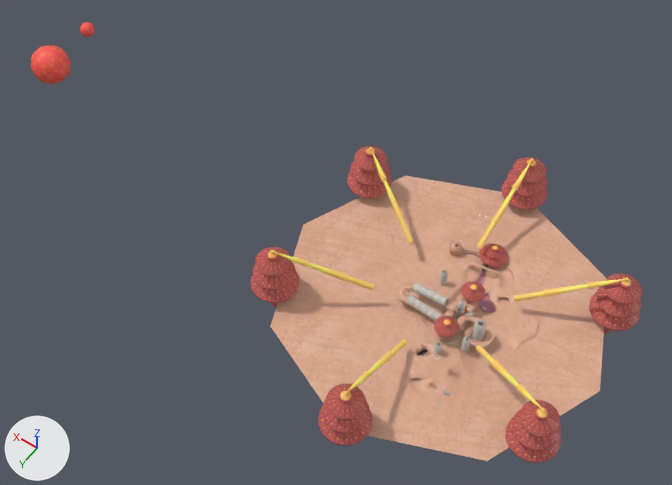
One commit to the Blender file media/trunk/tracks/xr691-new/xr591.blend: the scene before it, then after it.
The view is the same before and after, from a 50 mm lens placed at (-365.0, 813.0, 1277.0), pointed at (217.0, -2.0, -3.0). The axes (+X, +Y, +Z) are drawn at lower left. The lights are the same throughout. The older version comes first.
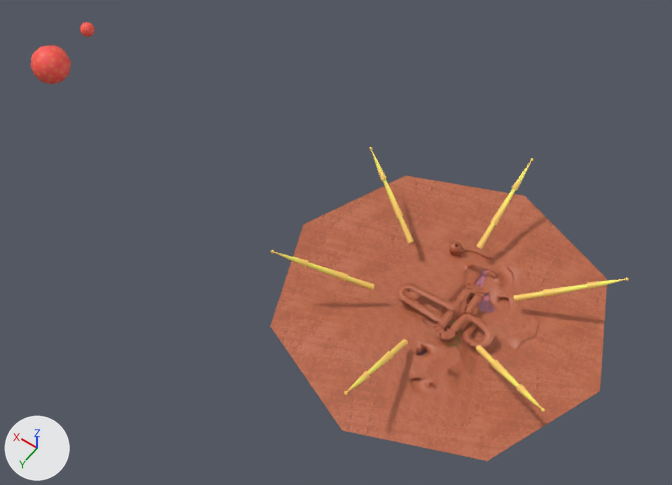
The edits, one by one:
Picture 'columnred.png' (img_columnred_png) is now built by load_image('columnred.png', 'columnred.png', 256, 256, 'sRGB') instead of load_image('columnred.png', 'columnred.png', 256, 256, 'Non-Color').
Picture 'red_dirt.jpg' (img_red_dirt_jpg) is now built by load_image('red_dirt.jpg', 'red_dirt.jpg', 512, 512, 'sRGB') instead of load_image('red_dirt.jpg', 'red_dirt.jpg', 512, 512, 'Non-Color').
Picture 'basic-wall.png' (img_basic_wall_png) is now built by load_image('basic-wall.png', 'basic-wall.png', 256, 256, 'sRGB') instead of load_image('basic-wall.png', 'basic-wall.png', 256, 256, 'Non-Color').
Object 'Circle.007' (ob_circle_007) is now hidden.
Object 'Circle.005' (ob_circle_005) is now hidden.
Object 'Cube.000' (ob_cube_000) is now hidden.
Object 'Cylinder.006' (ob_cylinder_006) is now hidden.
Object 'Cube.029' (ob_cube_029) is now hidden.
Object 'Cone.008' (ob_cone_008) is now hidden.
Object 'BezierCurve.004' (ob_beziercurve_004) is now hidden.
Object 'Circle.054' (ob_circle_054) is now hidden.
Object 'Circle.053' (ob_circle_053) is now hidden.
Object 'Circle.049' (ob_circle_049) is now hidden.
Object 'Circle.048' (ob_circle_048) is now hidden.
Object 'Circle.042' (ob_circle_042) is now hidden.
Object 'Circle.041' (ob_circle_041) is now hidden.
Object 'Cube.018' (ob_cube_018) is now hidden.
Object 'Cube.016' (ob_cube_016) is now hidden.
Object 'Cube.013' (ob_cube_013) is now hidden.
Object 'Cube.012' (ob_cube_012) is now hidden.
Object 'Circle.039' (ob_circle_039) is now hidden.
Object 'Cube.011' (ob_cube_011) is now hidden.
Object 'Circle.038' (ob_circle_038) is now hidden.
Object 'Cube.010' (ob_cube_010) is now hidden.
Object 'Cube.009' (ob_cube_009) is now hidden.
Object 'Cube' (ob_cube) is now hidden.
Object 'Circle.037' (ob_circle_037) is now hidden.
Object 'Plane.004' (ob_plane_004) is now hidden.
Object 'Circle.036' (ob_circle_036) is now hidden.
Object 'Circle.015' (ob_circle_015) is now hidden.
Object 'Circle.008' (ob_circle_008) is now hidden.
Object 'Plane.001' (ob_plane_001) is now hidden.
Object 'Plane' (ob_plane) is now hidden.
Object 'Circle.013' (ob_circle_013) is now hidden.
Object 'Circle.012' (ob_circle_012) is now hidden.

Where the change shows, as pixel boxes [x1, y1, x2, y2] in the pictures (672 x 485 px):
'BezierCurve', surface changed (beige to orange)
    both: [270, 176, 607, 461]
'Circle.042', hidden (brown)
    before: [505, 400, 561, 463]
'Circle.041', hidden (brown)
    before: [318, 383, 372, 446]
'Circle.049', hidden (brown)
    before: [589, 273, 642, 334]
'Circle.054', hidden (brown)
    before: [251, 246, 300, 307]
'Circle.048', hidden (brown)
    before: [501, 157, 547, 210]
'Circle.053', hidden (brown)
    before: [347, 146, 392, 198]
'Circle.018', no longer drawn (brown)
    before: [479, 243, 508, 267]
'Circle.012', hidden (brown)
    before: [434, 316, 459, 337]
'BezierCurve.003', surface changed
    both: [396, 241, 470, 305]
'Circle.013', hidden
    before: [461, 281, 485, 302]
'Circle.005', hidden
    before: [406, 295, 443, 321]
'Circle.007', hidden
    before: [412, 282, 449, 306]
'Circle.008', hidden
    before: [472, 320, 486, 340]
'Circle.038', hidden
    before: [461, 337, 471, 352]
'Circle.015', hidden
    before: [439, 270, 448, 284]
'Circle.039', hidden
    before: [434, 342, 442, 353]
'Circle.036', hidden
    before: [457, 301, 464, 316]
'Circle.011', surface changed
    both: [434, 321, 457, 338]
'Circle.014', surface changed
    both: [464, 282, 485, 299]
'Cube.012', hidden
    before: [439, 338, 467, 344]
'BezierCurve.004', hidden
    before: [465, 313, 473, 316]
'Cube.009', hidden
    before: [464, 306, 480, 322]
